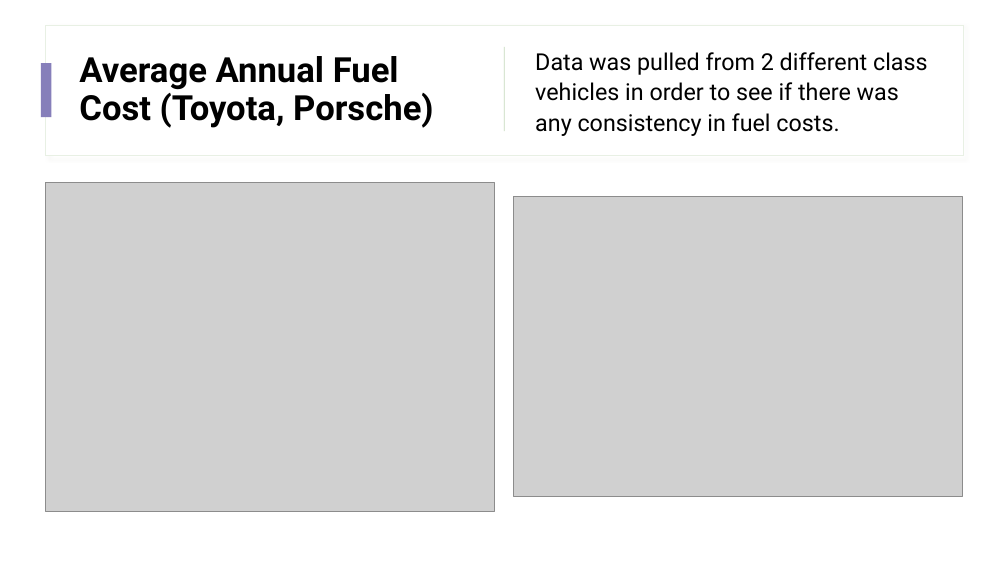
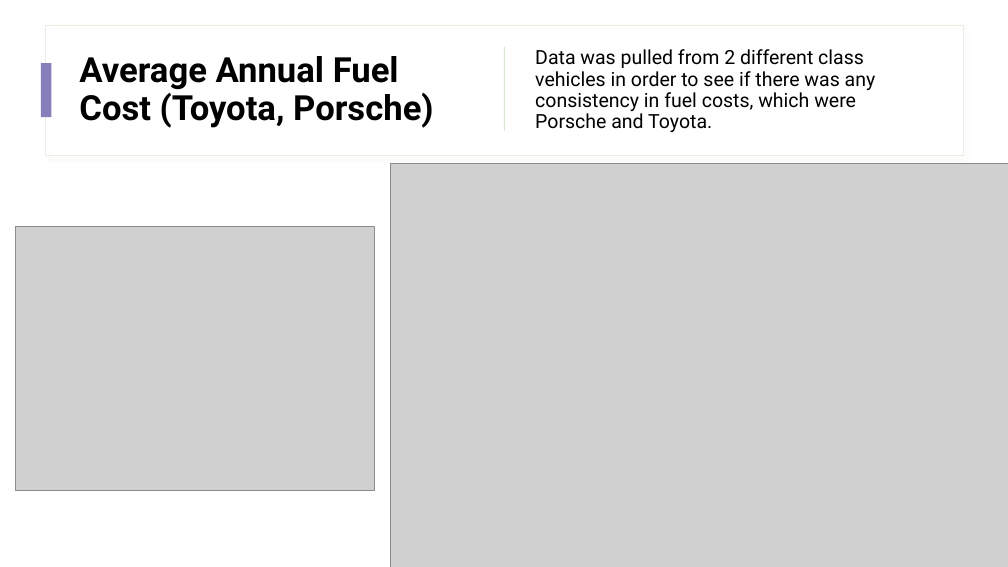
Before and after one commit to geraldwattsthethird/Fuel-Cost-Analysis, a slide deck: slide 6 of presentation.pptx (slide 5 before the commit). Drawn at 1008x567 pixels with LibreOffice and Linux fonts; fonts in the diff are those of the drawing; grey boxes stand for pictures. Boxes give left, top, right and bottom in pixels: in the first picture for what was removed or moved away, otherwise in the second. Text is boxed around its words. In the diff, an @@ line names an element or a change of style, - is before the commit and + after.

```diff
--- a/presentation.pptx
+++ b/presentation.pptx
@@ text at (535, 49, 876, 132): text changed; size 22.2 to 18.6 pt @@
-Data was pulled from 2 different class vehicles in order to see if there was any consistency in fuel costs.
+Data was pulled from 2 different class vehicles in order to see if there was any consistency in fuel costs, which were Porsche and Toyota.
@@ picture: place and size @@
-picture at (513, 197, 963, 496)
+picture at (390, 163, 1008, 567)
@@ picture: place and size @@
-picture at (45, 182, 495, 511)
+picture at (15, 227, 374, 490)
```
Also in this commit, not shown: 9 other slides changed, 2 slides added, 3 slides removed, 3 other files.
